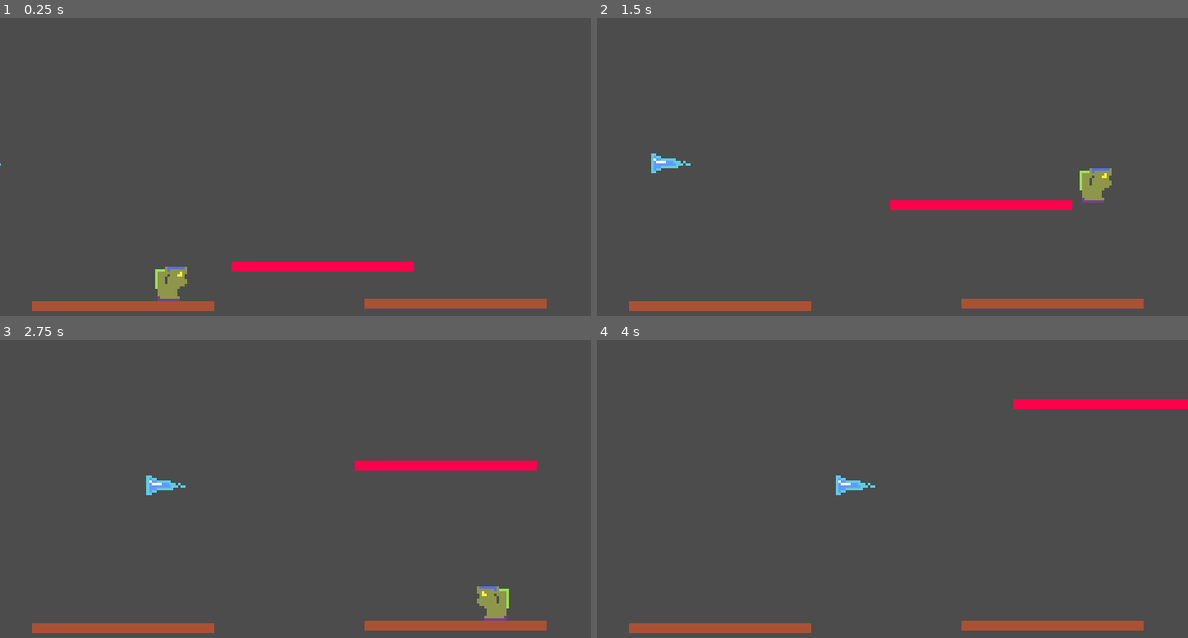
Above: before the commit, frames 1-4 (two rows, left to right).
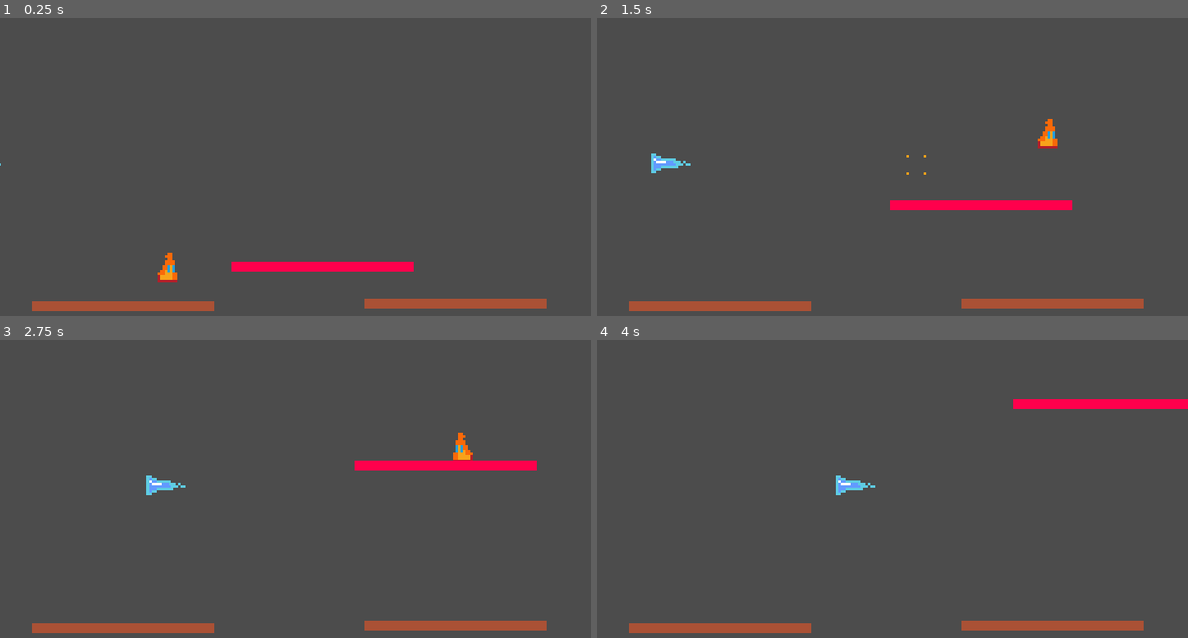
Above: after the commit, the same moments.

Repository: sugarvoid/winter-break-jam
Game: Godot game, scene res://game/game.tscn
Same seed, same stepped clock (60 frames per second), same inputs: the game is played once before the commit and once after it. The project has no main scene, so this scene is started directly.
Inputs:
- Up to frame 1 (0.25 s): no input
- Up to frame 2 (1.5 s): hold D (move_right) from 0.53 s (still down); tap W (jump) at 0.6, 0.77, 1.07 s; tap Space (dash) at 1.35 s
- Up to frame 3 (2.75 s): tap W (jump) at 1.52, 1.55, 1.82, 2.1 s; release D (move_right) at 2.03 s; hold A (move_left) from 2.03 s (still down)
- Up to frame 4 (4 s): release A (move_left) at 2.78 s; hold D (move_right) from 2.78 s (still down); tap Space (dash) at 2.85 s; tap W (jump) at 3.02, 3.05, 3.32, 3.6, 3.77 s

The runs differ from the first frame. In frame 1, 0.6% of the frame differs, in the area x 26-32%, y 78-96%; in frame 2, 0.7%, in the area x 52-88%, y 33-62%; in frame 3, 0.7%; in frame 4, nothing differs.

Commit message:
Add jump effect to player

Diff:
--- /dev/null
+++ b/game/effect_container.gd
@@ -0,0 +1,18 @@
+class_name EffectContainer
+extends Node2D
+
+
+
+
+
+# Called when the node enters the scene tree for the first time.
+func _ready():
+	pass # Replace with function body.
+
+
+
+
+func add_effect_to_screen(effect: PackedScene, pos: Vector2) -> void:
+	var new_effect: AnimatedSprite = effect.instance()
+	new_effect.global_position = pos
+	self.add_child(new_effect)
--- a/game/game.gd
+++ b/game/game.gd
@@ -2,15 +2,20 @@
 
 
 onready var player: Player = get_node("Player")
+onready var kill_zone: Area2D = get_node("KillZone")
+onready var effect_conatainer: EffectContainer = get_node("EffectContainer")
 
 func _ready():
-	pass
+	_connection_child_signals()
 
 func _spawn_player() -> void:
 	pass
 
-func _respawn_player() -> void:
+func _respawn_player(_body: Node) -> void:
+	self.player.global_position = $PlayerSpawnPoint.global_position
 	print("respawning player.")
 
 func _connection_child_signals() -> void:
 	self.player.connect("fell_off_screen", self, "_respawn_player")
+	self.kill_zone.connect("body_entered", self, "_respawn_player")
+	self.player.connect("on_air_jump", self.effect_conatainer, "add_effect_to_screen")
--- a/game/game.tscn
+++ b/game/game.tscn
@@ -6,6 +6,7 @@
 [ext_resource path="res://game/level/kill_zone.tscn" type="PackedScene" id=4]
 [ext_resource path="res://game/platform/moving_platform.tscn" type="PackedScene" id=5]
 [ext_resource path="res://game/manager/hazard_manager/hazard_manager.tscn" type="PackedScene" id=6]
+[ext_resource path="res://game/effect_container.gd" type="Script" id=7]
 
 [node name="Game" type="Node2D"]
 script = ExtResource( 3 )
@@ -16,20 +17,25 @@
 [node name="StaticPlatform2" parent="." instance=ExtResource( 1 )]
 position = Vector2( 185, 116 )
 
+[node name="KillZone" parent="." instance=ExtResource( 4 )]
+position = Vector2( 121, 161 )
+
 [node name="Player" parent="." instance=ExtResource( 2 )]
 position = Vector2( 69, 67 )
-
-[node name="KillZone" parent="Player" instance=ExtResource( 4 )]
-position = Vector2( 52, 81 )
+collision_layer = 2
+collision_mask = 13
 
 [node name="PlayerSpawnPoint" type="Position2D" parent="."]
 position = Vector2( 51, 62 )
 
 [node name="OffScreenPos" type="Position2D" parent="."]
-position = Vector2( -27, 25 )
+position = Vector2( -34, 25 )
 
 [node name="MovingPlatform" parent="." instance=ExtResource( 5 )]
 position = Vector2( 126, 106 )
 motion/sync_to_physics = false
 
 [node name="HazardManager" parent="." instance=ExtResource( 6 )]
+
+[node name="EffectContainer" type="Node2D" parent="."]
+script = ExtResource( 7 )
--- /dev/null
+++ b/game/player/jump_effect.gd
@@ -0,0 +1,17 @@
+extends AnimatedSprite
+
+
+# Declare member variables here. Examples:
+# var a = 2
+# var b = "text"
+
+
+# Called when the node enters the scene tree for the first time.
+func _ready():
+	pass
+	self.connect("animation_finished", self, "queue_free")
+
+
+# Called every frame. 'delta' is the elapsed time since the previous frame.
+#func _process(delta):
+#	pass
--- /dev/null
+++ b/game/player/jump_effect.tscn
@@ -0,0 +1,38 @@
+[gd_scene load_steps=9 format=2]
+
+[ext_resource path="res://game/player/jump_effect.png" type="Texture" id=1]
+[ext_resource path="res://game/player/jump_effect.gd" type="Script" id=2]
+
+[sub_resource type="AtlasTexture" id=1]
+atlas = ExtResource( 1 )
+region = Rect2( 0, 0, 8, 8 )
+
+[sub_resource type="AtlasTexture" id=2]
+atlas = ExtResource( 1 )
+region = Rect2( 8, 0, 8, 8 )
+
+[sub_resource type="AtlasTexture" id=3]
+atlas = ExtResource( 1 )
+region = Rect2( 16, 0, 8, 8 )
+
+[sub_resource type="AtlasTexture" id=4]
+atlas = ExtResource( 1 )
+region = Rect2( 24, 0, 8, 8 )
+
+[sub_resource type="AtlasTexture" id=5]
+atlas = ExtResource( 1 )
+region = Rect2( 32, 0, 8, 8 )
+
+[sub_resource type="SpriteFrames" id=6]
+animations = [ {
+"frames": [ SubResource( 1 ), SubResource( 2 ), SubResource( 3 ), SubResource( 4 ), SubResource( 5 ) ],
+"loop": true,
+"name": "default",
+"speed": 9.0
+} ]
+
+[node name="JumpEffect" type="AnimatedSprite"]
+frames = SubResource( 6 )
+frame = 1
+playing = true
+script = ExtResource( 2 )
--- a/game/player/player.gd
+++ b/game/player/player.gd
@@ -2,22 +2,24 @@
 extends KinematicBody2D
 
 signal fell_off_screen
+signal on_air_jump(effect, pos)
 
 const UP_DIRECTION: Vector2 = Vector2.UP
+const p_JumpEffect: PackedScene = preload("res://game/player/jump_effect.tscn")
 
 onready var animated_sprite: AnimatedSprite = get_node("AnimatedSprite")
 
 var velocity: Vector2 = Vector2.ZERO
-var speed: float =  150.0
+var speed: float =  130.0
 var acceleration: float = 0.2
 var friction: float = 1.0
-var gravity: float = 1500.0
+var gravity: float = 1000.0
 var horizontal_direction: int
 
 var jumps: int = 0
-var jump_strength: float =  350.0
+var jump_strength: float =  300.0
 var max_jumps: int = 2
-var extra_jump_strength: float = 280.0
+var extra_jump_strength: float = 230.0
 
 var is_dashing: bool = false
 var is_grounded: bool
@@ -40,6 +42,8 @@
 		else:
 			print('not on floor????')
 			if jumps >= 1 and jumps <= max_jumps:
+				self.emit_signal("on_air_jump", p_JumpEffect, $Position2D.global_position)
+				$AnimationPlayer.play("flip")
 				velocity.y = -extra_jump_strength
 				jumps +=1
 	if Input.is_action_just_pressed("dash"):
--- a/game/player/player.tscn
+++ b/game/player/player.tscn
@@ -18,12 +18,35 @@
 [sub_resource type="RectangleShape2D" id=3]
 extents = Vector2( 4.5, 1 )
 
+[sub_resource type="Animation" id=4]
+resource_name = "flip"
+length = 0.35
+tracks/0/type = "value"
+tracks/0/path = NodePath("AnimatedSprite:rotation_degrees")
+tracks/0/interp = 1
+tracks/0/loop_wrap = true
+tracks/0/imported = false
+tracks/0/enabled = true
+tracks/0/keys = {
+"times": PoolRealArray( 0, 0.3 ),
+"transitions": PoolRealArray( 1, 1 ),
+"update": 0,
+"values": [ 0.0, 360.0 ]
+}
+
 [node name="Player" type="KinematicBody2D"]
 script = ExtResource( 1 )
 
 [node name="AnimatedSprite" type="AnimatedSprite" parent="."]
+rotation = 6.28319
 frames = SubResource( 2 )
 
 [node name="CollisionShape2D" type="CollisionShape2D" parent="."]
 position = Vector2( -0.5, 6 )
 shape = SubResource( 3 )
+
+[node name="Position2D" type="Position2D" parent="."]
+position = Vector2( 0, 8 )
+
+[node name="AnimationPlayer" type="AnimationPlayer" parent="."]
+anims/flip = SubResource( 4 )
--- a/project.godot
+++ b/project.godot
@@ -14,6 +14,11 @@
 "language": "GDScript",
 "path": "res://game/danger_object/danger_object.gd"
 }, {
+"base": "Node2D",
+"class": "EffectContainer",
+"language": "GDScript",
+"path": "res://game/effect_container.gd"
+}, {
 "base": "KinematicBody2D",
 "class": "Player",
 "language": "GDScript",
@@ -21,6 +26,7 @@
 } ]
 _global_script_class_icons={
 "DangerObject": "",
+"EffectContainer": "",
 "Player": ""
 }
 
Not shown: 1 places in game/game.tscn that only renumber resources
Binary file changed: game/player/TEMP_player.png
Binary file added: game/player/jump_effect.png
Not shown, added: game/player/jump_effect.png.import
Not shown: 1 places in game/player/player.tscn that only renumber resources
